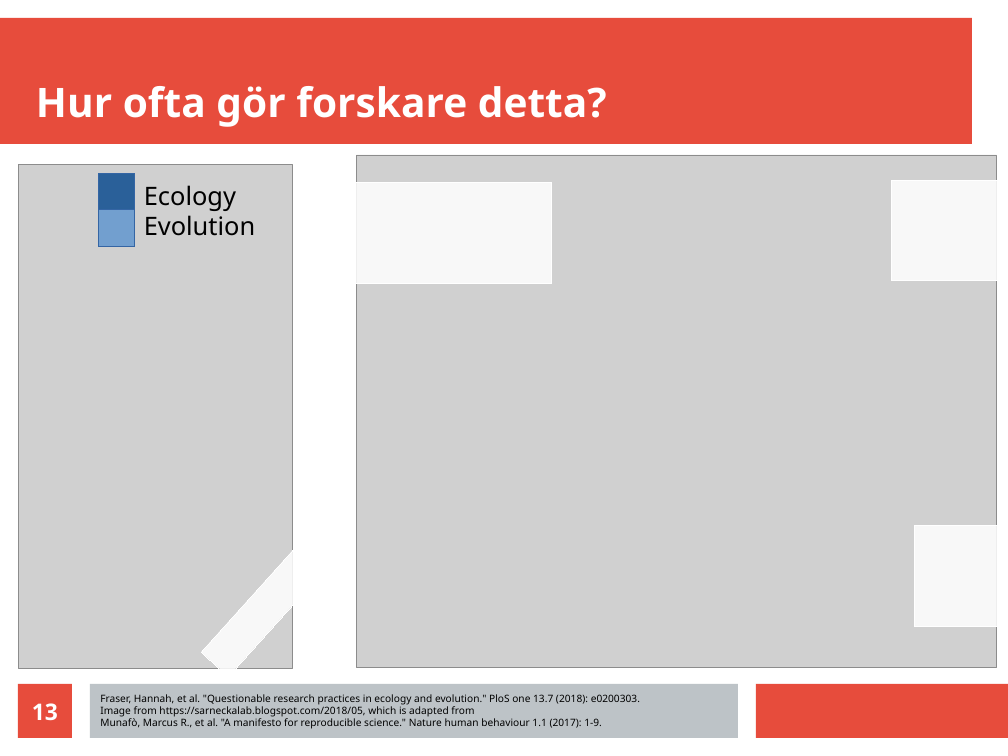
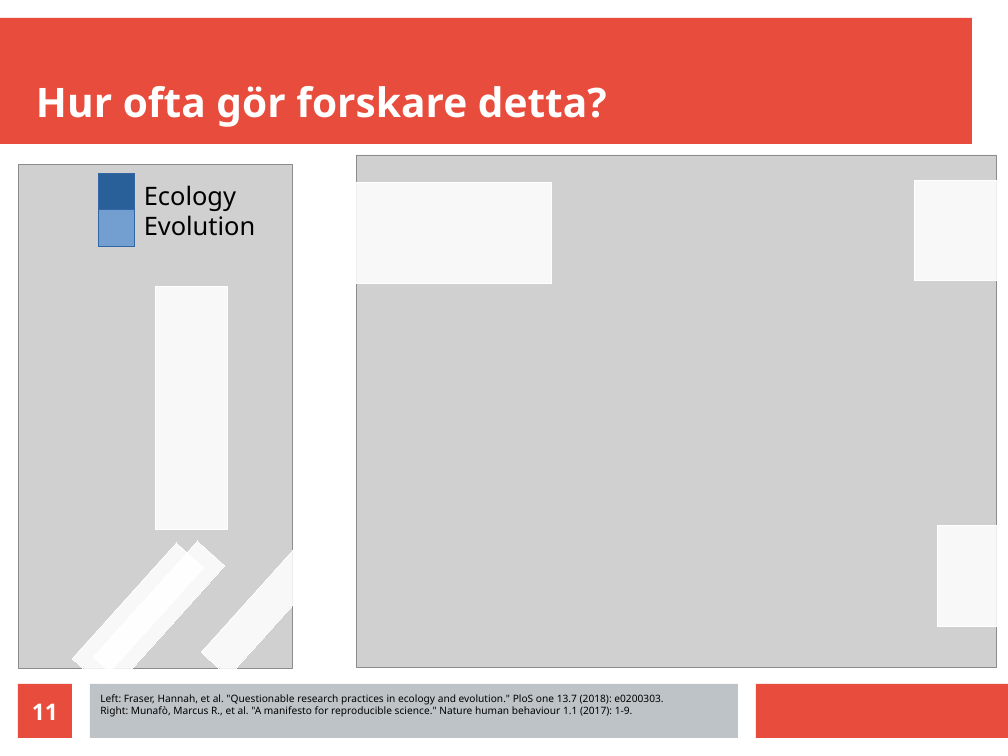
Before and after one commit to richelbilderbeek/science_fika_open_science_20250316, a slide deck: slide 11 of science_fika_talk_20250316.odp (slide 13 before the commit). Drawn at 1008x756 pixels with LibreOffice and Linux fonts; fonts in the diff are those of the drawing; grey boxes stand for pictures. Boxes give left, top, right and bottom in pixels: in the first picture for what was removed or moved away, otherwise in the second. Text is boxed around its words. In the diff, an @@ line names an element or a change of style, - is before the commit and + after.

```diff
--- a/science_fika_talk_20250316.odp
+++ b/science_fika_talk_20250316.odp
@@ rectangle: place and size @@
-rectangle at box(892, 180, 1008, 281)
+rectangle at box(915, 180, 1008, 281)
@@ rectangle added at box(155, 287, 228, 530), fill #FFFFFF at 86% opacity, outline #FFFFFF 0 pt @@
@@ rectangle: place and size @@
-rectangle at box(915, 526, 1008, 627)
+rectangle at box(938, 526, 1008, 627)
@@ rectangle added at box(73, 543, 204, 683), fill #FFFFFF at 86% opacity, outline #FFFFFF 0 pt @@
@@ rectangle added at box(94, 541, 225, 681), fill #FFFFFF at 86% opacity, outline #FFFFFF 0 pt @@
@@ page number at box(32, 703, 58, 720): text changed @@
-13
+11
@@ text at box(100, 694, 663, 717): text changed @@
-Fraser, Hannah, et al. "Questionable research practices in ecology and evolution." PloS one 13.7 (2018): e0200303.
-Image from https://sarneckalab.blogspot.com/2018/05, which is adapted from
-Munafò, Marcus R., et al. "A manifesto for reproducible science." Nature human behaviour 1.1 (2017): 1-9.
+Left: Fraser, Hannah, et al. "Questionable research practices in ecology and evolution." PloS one 13.7 (2018): e0200303.
+Right: Munafò, Marcus R., et al. "A manifesto for reproducible science." Nature human behaviour 1.1 (2017): 1-9.
```
Also in this commit, not shown: 11 other slides changed, 1 slide removed, 1 other file.
